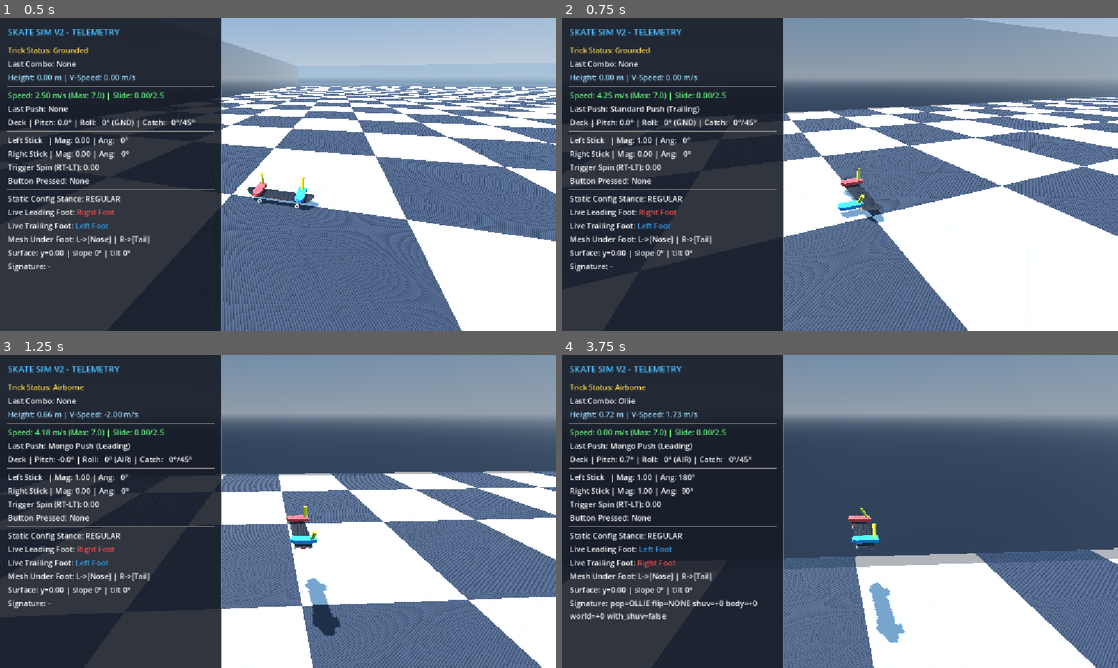
Above: before the commit, frames 1-4 (two rows, left to right).
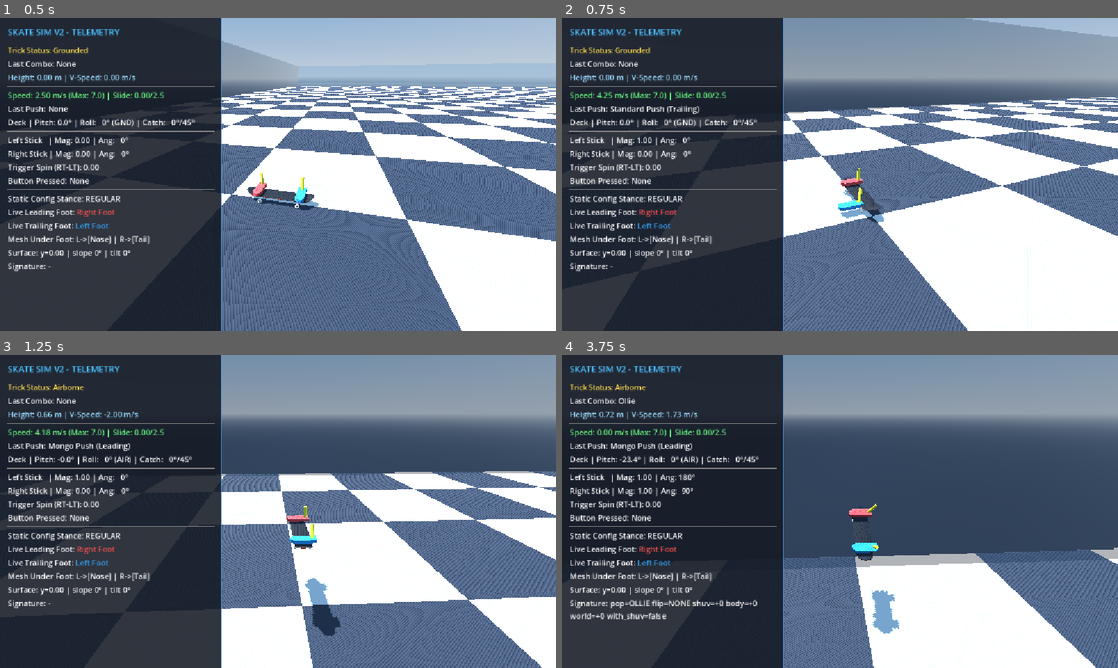
Above: after the commit, the same moments.

Repository: nklunder/skate-sim
Game: Godot game, scene res://tests/ground_physics.tscn
The game is run twice, just before and just after one commit, with the same random seed, the same clock (stepped at 60 frames per second) and the same inputs. This scene is started directly instead of the project's main scene.
Inputs (mouse positions are in pixels of both pictures, inside the frame that each line leads up to):
- Up to frame 1 (0.5 s): no input
- Up to frame 2 (0.75 s): tap Enter at 0.5 s; move the mouse to (812, 237) at 0.52 s; hold Up (ui_up) from 0.53 s (still down); hold V from 0.53 s (still down); click (812, 237) at 0.67 s
- Up to frame 3 (1.25 s): keep holding Up (ui_up); keep holding V; tap Space at 0.77 s; tap B at 0.8 s
- Up to frame 4 (3.75 s): release Up (ui_up) at 1.25 s; release V at 1.25 s; drag from (1006, 558) to (812, 574) at 1.27 s; move the mouse to (673, 464) at 2.02 s; hold Left (ui_left) 2.03-2.75 s; hold V 2.03-2.75 s; tap B at 2.3 s; drag from (867, 511) to (673, 464) at 2.77 s; tap Space at 3.5 s; move the mouse to (756, 433) at 3.52 s; hold Down (ui_down) from 3.53 s (still down); hold L from 3.53 s (still down)

Frame 1 is identical in both runs. In frame 2, less than 0.1% of the frame differs, in the area x 53-55%, y 54-60%; in frame 3, less than 0.1%; in frame 4, 1.4%, in the area x 10-62%, y 32-92%.

Commit message:
* buttom mapping changes * fix odd directional behaior when direction reverses due to gravity

Diff:
--- a/scripts/input/FootInputState.gd
+++ b/scripts/input/FootInputState.gd
@@ -131,9 +131,9 @@
 	elif Input.is_joy_button_pressed(0, JOY_BUTTON_DPAD_RIGHT) or Input.is_physical_key_pressed(KEY_BRACKETRIGHT):
 		camera_side = 1
 
-	# Push Button polling (Joypad X/Square for Left Foot, A/Cross for Right Foot; V / B for keyboard)
-	var curr_push_left: bool = Input.is_joy_button_pressed(0, JOY_BUTTON_X) or Input.is_physical_key_pressed(KEY_V)
-	var curr_push_right: bool = Input.is_joy_button_pressed(0, JOY_BUTTON_A) or Input.is_physical_key_pressed(KEY_B)
+	# Push Button polling (Joypad Y/Triangle for Left Foot, B/Circle for Right Foot; V / B for keyboard)
+	var curr_push_left: bool = Input.is_joy_button_pressed(0, JOY_BUTTON_Y) or Input.is_physical_key_pressed(KEY_V)
+	var curr_push_right: bool = Input.is_joy_button_pressed(0, JOY_BUTTON_B) or Input.is_physical_key_pressed(KEY_B)
 
 	# Latch push triggers so button presses aren't dropped before SkaterController evaluation
 	if curr_push_left and not _prev_push_left:
@@ -338,7 +338,7 @@
 ## `root` is the yaw-carrying SkaterRoot. It is passed explicitly rather than reached via
 ## pivot.get_parent(), which now resolves to the surface-tilted SurfaceAlign node and would skew the
 ## stationary forward vector on any ramp.
-func update_stance_facts(pivot: Node3D, left_foot: Node3D, right_foot: Node3D, vel: Vector3, root: Node3D = null) -> void:
+func update_stance_facts(pivot: Node3D, left_foot: Node3D, right_foot: Node3D, vel: Vector3, root: Node3D = null, travel_axis_sign: float = 1.0) -> void:
 	var nose_pos: Vector3 = pivot.to_global(Vector3(0, 0, -0.35))
 
 	# Live Mesh-Under-Foot check via distance to Nose
@@ -351,7 +351,7 @@
 
 	# Live Trailing / Leading Foot check via velocity or static forward alignment
 	var forward_source: Node3D = root if root != null else pivot.get_parent()
-	var travel_dir: Vector3 = vel.normalized() if vel.length_squared() > 0.05 else -forward_source.global_transform.basis.z
+	var travel_dir: Vector3 = vel.normalized() if vel.length_squared() > 0.05 else -forward_source.global_transform.basis.z * travel_axis_sign
 	var left_dot: float = (left_foot.global_position - pivot.global_position).dot(travel_dir)
 	var right_dot: float = (right_foot.global_position - pivot.global_position).dot(travel_dir)
 	if left_dot > right_dot:
--- a/scripts/player/SkaterController.gd
+++ b/scripts/player/SkaterController.gd
@@ -145,6 +145,10 @@
 ## Last heading of travel worth trusting. Updated only above camera_travel_min_speed, so a skater
 ## hanging at the top of a bank keeps the heading they arrived with instead of reading noise.
 var _travel_heading: float = 0.0
+## Persistent travel direction sign along the board's rolling axis (+1.0 for forward, -1.0 for backward).
+## Updated above camera_travel_min_speed so when stalling to a stop, pushing and stance checks preserve
+## rolling direction instead of resetting to static rig forward.
+var _travel_axis_sign: float = 1.0
 ## Damped world position the camera orbits around. NOT simply the skater's position: see
 ## camera_position_damp.
 var _camera_pos: Vector3 = Vector3.ZERO
@@ -513,7 +517,7 @@
 func _apply_push_impulse() -> void:
 	var axis: Vector3 = _board_axis()
 	var along: float = Vector3(velocity.x, 0.0, velocity.z).dot(axis)
-	var dir: Vector3 = axis if along >= 0.0 else -axis
+	var dir: Vector3 = axis if _travel_axis_sign >= 0.0 else -axis
 	# maxf guards the downhill case: gravity can legitimately carry the skater past max_push_speed,
 	# and a push must never become a brake.
 	var add: float = maxf(0.0, minf(absf(along) + push_impulse, max_push_speed) - absf(along))
@@ -618,6 +622,14 @@
 	elif is_grounded:
 		is_grounded = global_position.y - _surface_ride_y() <= ground_snap_distance
 
+	# Update persistent rolling direction along the board's axis above camera_travel_min_speed deadband
+	var flat_vel := Vector2(velocity.x, velocity.z)
+	if flat_vel.length() > camera_travel_min_speed:
+		var axis: Vector3 = _board_axis()
+		var along: float = Vector3(velocity.x, 0.0, velocity.z).dot(axis)
+		if absf(along) > 0.01:
+			_travel_axis_sign = 1.0 if along >= 0.0 else -1.0
+
 	# Synchronize all kinematic animations and stance updates to physics tick
 	_animate_ankle_pegs(delta)
 	_animate_foot_push_stroke(delta)
@@ -628,7 +640,7 @@
 	# pop that term dominates - passing it whole would point the travel vector nearly straight up and
 	# scramble the leading/trailing foot test for the whole flight.
 	input_state.update_stance_facts(board_pivot, left_foot, right_foot,
-		Vector3(velocity.x, 0.0, velocity.z), self)
+		Vector3(velocity.x, 0.0, velocity.z), self, _travel_axis_sign)
 
 	# 2. Push Acceleration Impulses via Face Buttons (latched inputs ensure zero missed taps)
 	if input_state.push_left_triggered or input_state.push_right_triggered:
@@ -1076,7 +1088,12 @@
 	# Rotating the stick vector out of screen space and into the pivot's frame keeps the pegs
 	# pointing the way the physical stick is actually pushed at ANY yaw, so they stay honest
 	# part-way through an aerial spin too, not just at 0 deg and 180 deg.
-	var yaw: float = board_pivot.rotation.y
+	#
+	# Extended for direction reversals: when gravity reverses rolling direction and the chase camera
+	# swings 180 deg around SkaterRoot to track travel, camera_pivot.rotation.y changes by PI while
+	# board_pivot.rotation.y remains unaltered. We transform screen-space stick inputs using the relative
+	# angle between camera view and board yaw so pegs stay honest regardless of camera reversals.
+	var yaw: float = angle_difference(camera_pivot.rotation.y, board_pivot.rotation.y)
 	var yaw_cos: float = cos(yaw)
 	var yaw_sin: float = sin(yaw)
 	_drive_ankle_peg(left_peg_pivot, input_state.left_stick_raw, input_state.left_mag, yaw_cos, yaw_sin, delta)
--- a/scripts/ui/SettingsMenu.gd
+++ b/scripts/ui/SettingsMenu.gd
@@ -31,6 +31,18 @@
 		elif event.button_index == JOY_BUTTON_B and event.pressed and is_menu_open:
 			toggle_menu()
 			get_viewport().set_input_as_handled()
+		# Toggle checkbox with A/Cross button (Button 0) when already open
+		elif event.button_index == JOY_BUTTON_A and event.pressed and is_menu_open:
+			var focus_owner := get_viewport().gui_get_focus_owner()
+			if focus_owner is BaseButton:
+				var btn: BaseButton = focus_owner as BaseButton
+				if btn.toggle_mode:
+					btn.button_pressed = not btn.button_pressed
+				else:
+					btn.pressed.emit()
+			elif hud_checkbox:
+				hud_checkbox.button_pressed = not hud_checkbox.button_pressed
+			get_viewport().set_input_as_handled()
 	elif event is InputEventKey:
 		# Keyboard fallback for opening/closing settings menu with Escape
 		if event.keycode == KEY_ESCAPE and event.pressed and not event.echo:
--- a/tests/ground_physics.gd
+++ b/tests/ground_physics.gd
@@ -97,6 +97,10 @@
 	# cost SOME speed (that is the weight the rewrite adds) without bleeding the skater dry.
 	{"label": "carve: turns, keeps speed", "speed": -7.0, "settle": 60, "lean": 1.0,
 		"expect_carve": true},
+	# Preserved direction: coasting backward (+Z) to a stop on flat ground must preserve backward travel,
+	# so pushing from zero speed accelerates backward instead of flipping forward (-Z).
+	{"label": "rollback stop preserves push", "speed": 3.0, "settle": 240,
+		"push_at_stop": true, "expect_preserved_push": true},
 ]
 
 func _ready() -> void:
@@ -179,6 +183,9 @@
 func _run_slope_case(c: Dictionary) -> void:
 	_max_lateral = maxf(_max_lateral, _lateral_speed())
 	if c.has("push_every") and _frame % int(c["push_every"]) == 0:
+		_skater.input_state.push_right_triggered = true
+		_pushes += 1
+	if c.has("push_at_stop") and _skater.current_speed < 0.01 and _pushes == 0:
 		_skater.input_state.push_right_triggered = true
 		_pushes += 1
 	if c.has("lean"):
@@ -348,6 +355,12 @@
 		if _max_cam_step > _skater.camera_max_swing_deg / 60.0 + 0.3:
 			problems.append("camera swung %.2f deg in one frame (limit %.2f)" % [
 				_max_cam_step, _skater.camera_max_swing_deg / 60.0])
+	elif c.get("expect_preserved_push", false):
+		detail = "final v_z %.2f m/s (%d pushes after stop)" % [_skater.velocity.z, _pushes]
+		if _pushes < 1:
+			problems.append("never came to a full stop to trigger push")
+		if _skater.velocity.z <= 0.5:
+			problems.append("push after rollback stop propelled forward (vz=%.2f) instead of preserving backward roll" % _skater.velocity.z)
 	else:
 		var bailed: bool = _land_status.begins_with("BAIL")
 		var drift: float = rad_to_deg(angle_difference(
Not shown, changed: AGENTS.md
